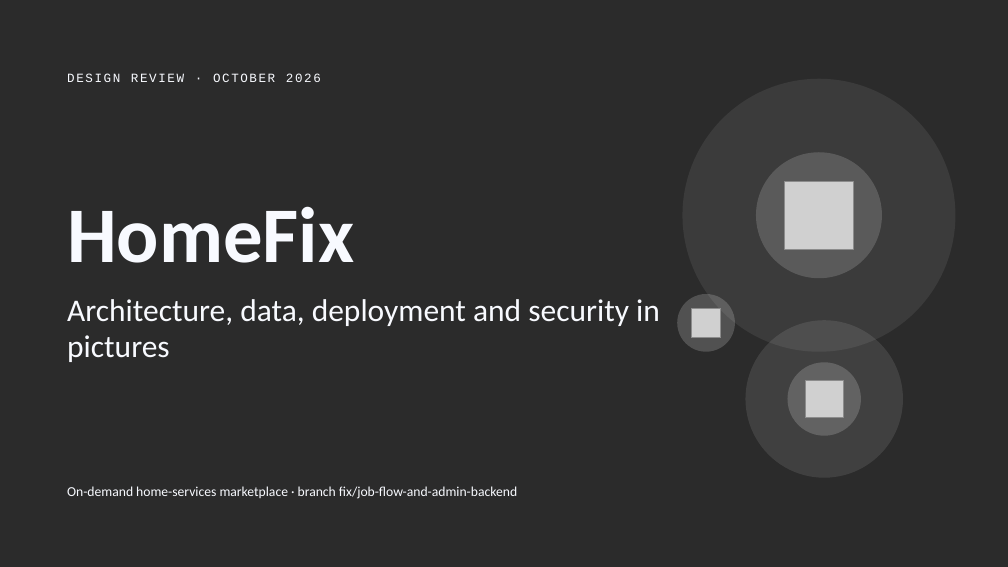
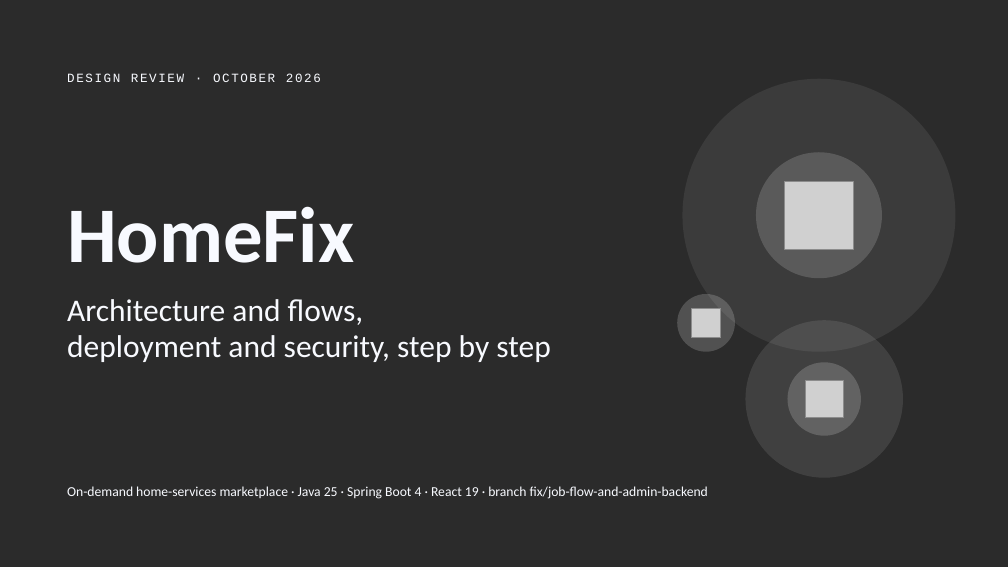
Before and after one commit to KripaGIT009/home-fix, a slide deck: slide 1 of docs/HomeFix_Design_Deck.pptx. Drawn at 1008x567 pixels with LibreOffice and Linux fonts; fonts in the diff are those of the drawing; grey boxes stand for pictures; background and template pictures are left out; a plain dark background stands for a picture behind light text. Boxes give left, top, right and bottom in pixels: in the first picture for what was removed or moved away, otherwise in the second. Text is boxed around its words. In the diff, an @@ line names an element or a change of style, - is before the commit and + after.

```diff
--- a/docs/HomeFix_Design_Deck.pptx
+++ b/docs/HomeFix_Design_Deck.pptx
@@ text at bbox=[67, 299, 550, 362]: text changed @@
-Architecture, data, deployment and security in pictures
+Architecture and flows,
+deployment and security, step by step
@@ text at bbox=[67, 486, 708, 499]: text changed @@
-On-demand home-services marketplace · branch fix/job-flow-and-admin-backend
+On-demand home-services marketplace · Java 25 · Spring Boot 4 · React 19 · branch fix/job-flow-and-admin-backend
```
Also in this commit, not shown: 26 other slides changed, 7 slides added, 2 slides removed, 8 other files.
